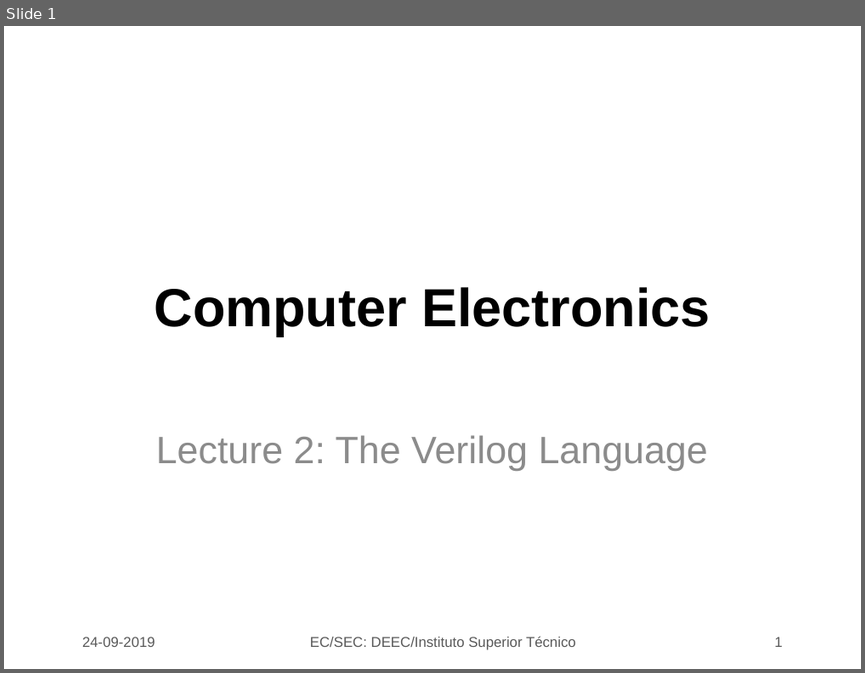
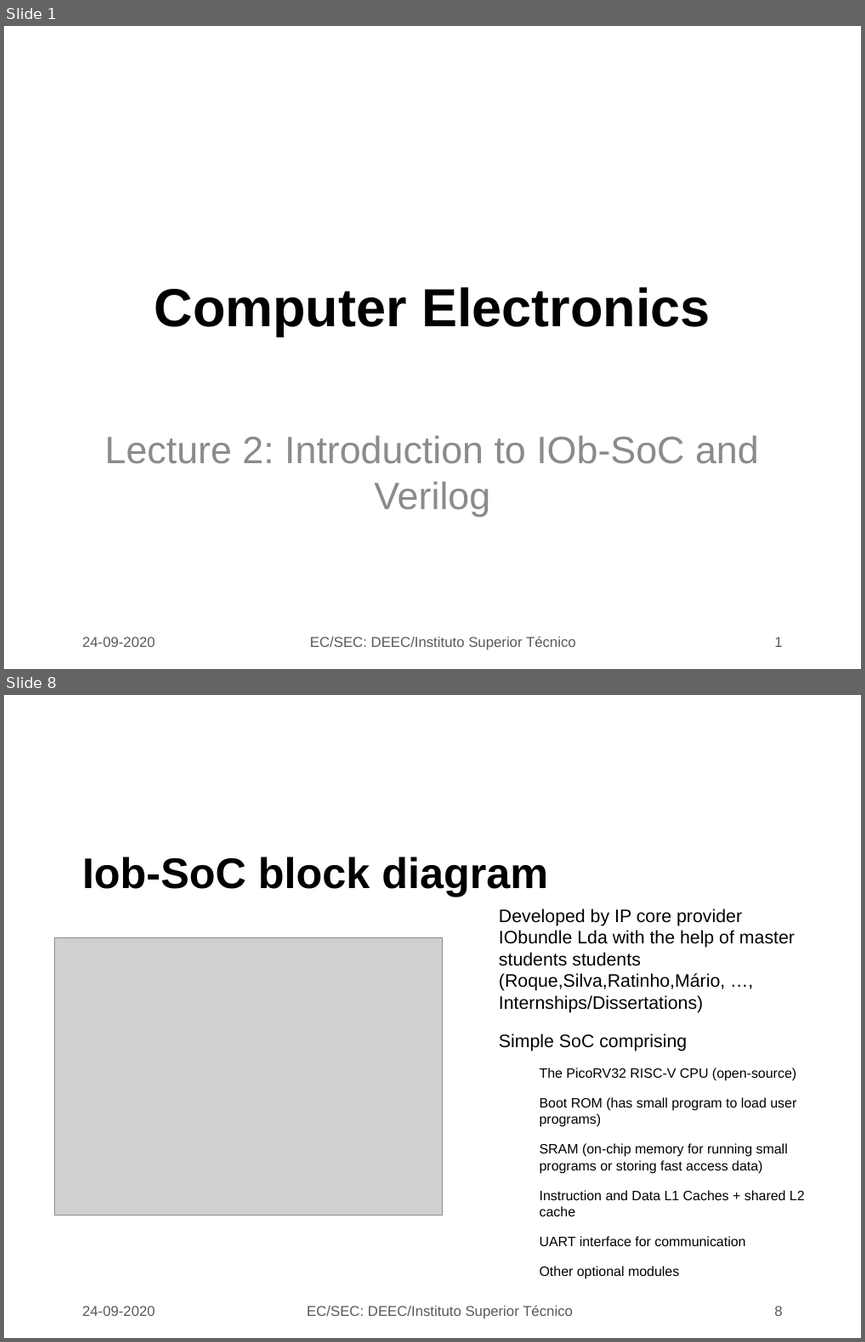
Before and after one commit to jjts/ist-sec, a slide deck: lectures/l2_verilog/l2.odp. Shown one above the other, each under a label of ours: slide 1 before the commit, slides 1 and 8 after it; the slides between them are not shown. The pictures are 865x673 and 865x1342 pixels, drawn with LibreOffice and Linux fonts; fonts in the diff are those of the drawing; grey boxes stand for pictures; background and template pictures are left out. Boxes give left, top, right and bottom in pixels: in the first picture for what was removed or moved away, otherwise in the second. Text is boxed around its words. In the diff, an @@ line names an element or a change of style, - is before the commit and + after.

```diff
--- a/lectures/l2_verilog/l2.odp
+++ b/lectures/l2_verilog/l2.odp
@@ slide 8 added at (4, 695, 861, 1338), background picture (left out) @@
@@ title added at (82, 857, 548, 896), 36 pt, text #000000, bold @@
+Iob-SoC block diagram
@@ text added at (499, 908, 805, 1246), 11.4 pt, text #000000 @@
+● Developed by IP core provider IObundle Lda with the help of master students students (Roque,Silva,Ratinho,Mário, …, Internships/Dissertations)
+● Simple SoC comprising
+  − The PicoRV32 RISC-V CPU (open-source)
+  − Boot ROM (has small program to load user programs)
+  − SRAM (on-chip memory for running small programs or storing fast access data)
+  − Instruction and Data L1 Caches + shared L2 cache
+  − UART interface for communication
+  − Other optional modules
@@ picture added at (54, 937, 443, 1214) @@
@@ text added at (82, 1305, 155, 1315), 12 pt, text #595959 @@
+24-09-2020
@@ text added at (307, 1304, 573, 1319), 12 pt, text #595959 @@
+EC/SEC: DEEC/Instituto Superior Técnico
@@ page number added at (774, 1305, 782, 1315), 12 pt, text #595959 @@
+8
@@ slide 1 changed as well @@
@@ subtitle at (105, 435, 759, 516): text changed @@
-Lecture 2: The Verilog Language
+Lecture 2: Introduction to IOb-SoC and Verilog
@@ text at (82, 636, 155, 646): text changed @@
-24-09-2019
+24-09-2020
```
Also in this commit, not shown: 1 other slide changed, 13 other slides added, 4 slides removed, 10 other files.
